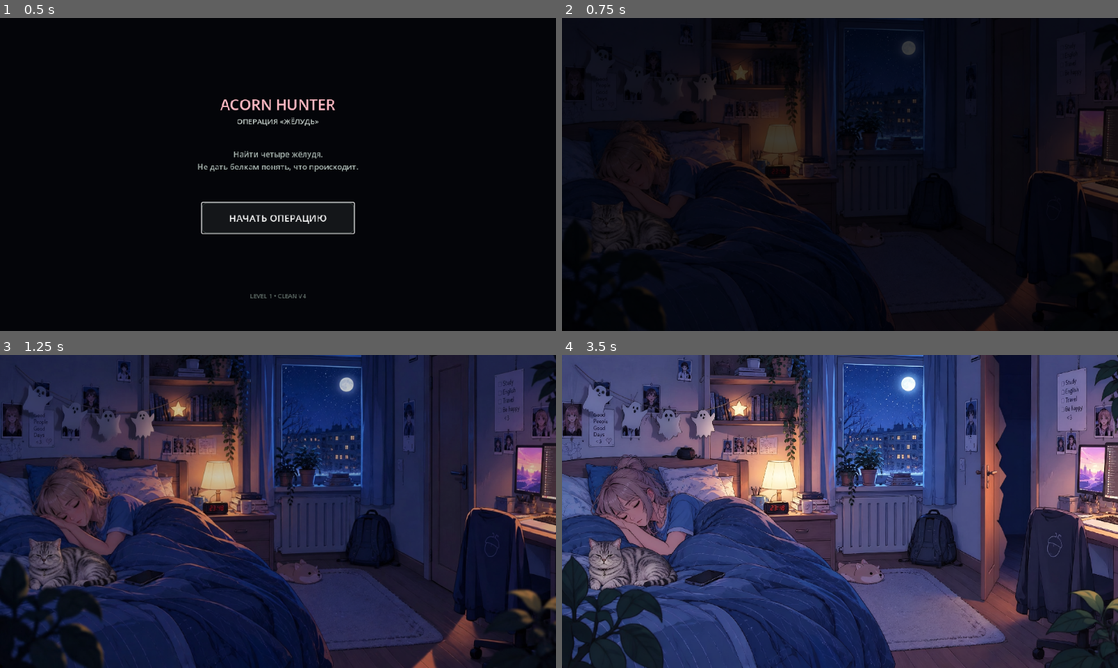
Above: before the commit, frames 1-4 (two rows, left to right).
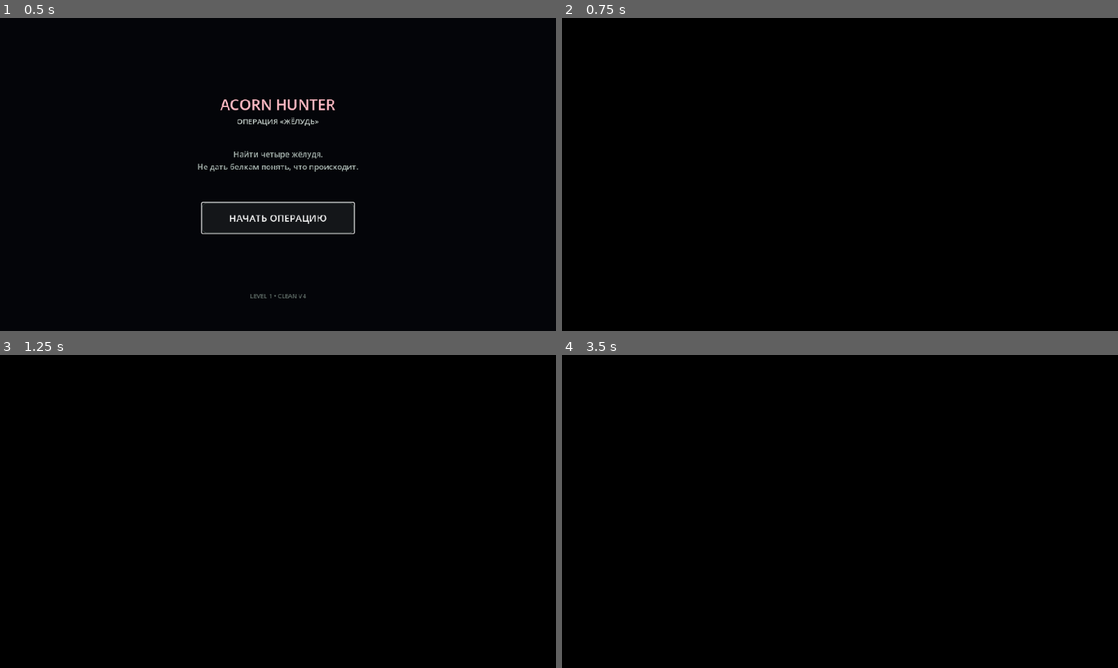
Above: after the commit, the same moments.

Repository: masterofmagic234/Arkon
Game: Godot game, scene res://menu.tscn
Two runs of this game, one before a commit and one after it. Both use one fixed random seed, a clock stepped at 60 frames per second and the inputs below.
Inputs (mouse positions are in pixels of both pictures, inside the frame that each line leads up to):
- Up to frame 1 (0.5 s): no input
- Up to frame 2 (0.75 s): click "НАЧАТЬ ОПЕРАЦИЮ" at 0.5 s
- Up to frame 3 (1.25 s): no input
- Up to frame 4 (3.5 s): tap Enter at 1.25 s; move the mouse to (962, 495) at 1.27 s; click (962, 495) at 1.42 s; drag from (728, 527) to (812, 574) at 2.02 s; move the mouse to (895, 442) at 2.77 s; click (895, 442) at 2.92 s

Frame 1 is identical in both runs. In frame 2, 28% of the frame differs, in the area x 0-100%, y 0-100%; in frame 3, 93%; in frame 4, 99%.
Error after the commit: Invalid assignment of property or key 'position' with value of type 'Vector2' on a base object of type 'null instance'. (res://scripts/intro_cinematic_v2.gd:41)

Commit message:
Mask Darina into the doorway opening

Diff:
--- a/intro_cutscene.tscn
+++ b/intro_cutscene.tscn
@@ -65,10 +65,19 @@
 mouse_filter = 2
 modulate = Color(1, 1, 1, 0)
 
-[node name="Darina" type="Sprite2D" parent="."]
+[node name="DarinaMask" type="Control" parent="."]
+layout_mode = 0
+offset_left = 1105.0
+offset_top = 145.0
+offset_right = 1225.0
+offset_bottom = 535.0
+mouse_filter = 2
+clip_contents = true
+z_index = 3
+
+[node name="Darina" type="Sprite2D" parent="DarinaMask"]
 texture = ExtResource("4_darina")
-position = Vector2(1230, 400)
-z_index = 3
+position = Vector2(75, 255)
 modulate = Color(1, 1, 1, 0)
 
 [node name="Title" type="Label" parent="."]
